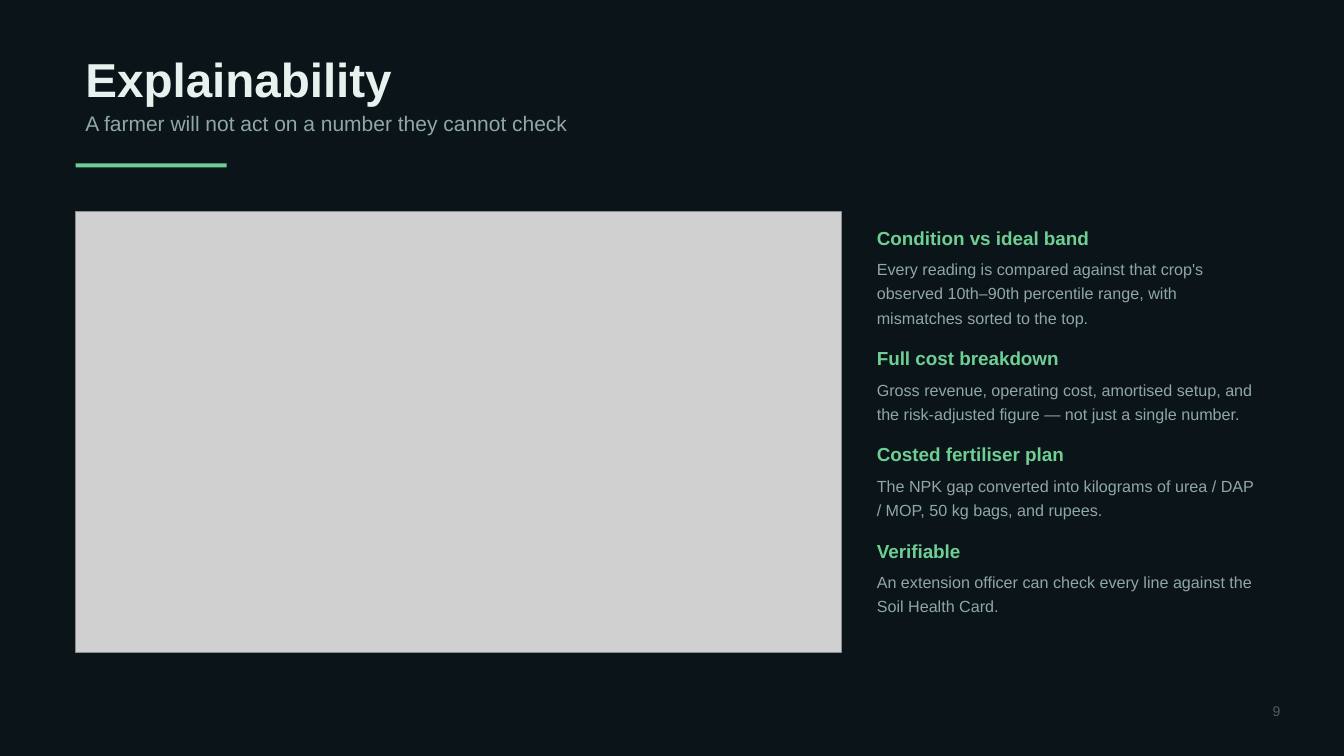
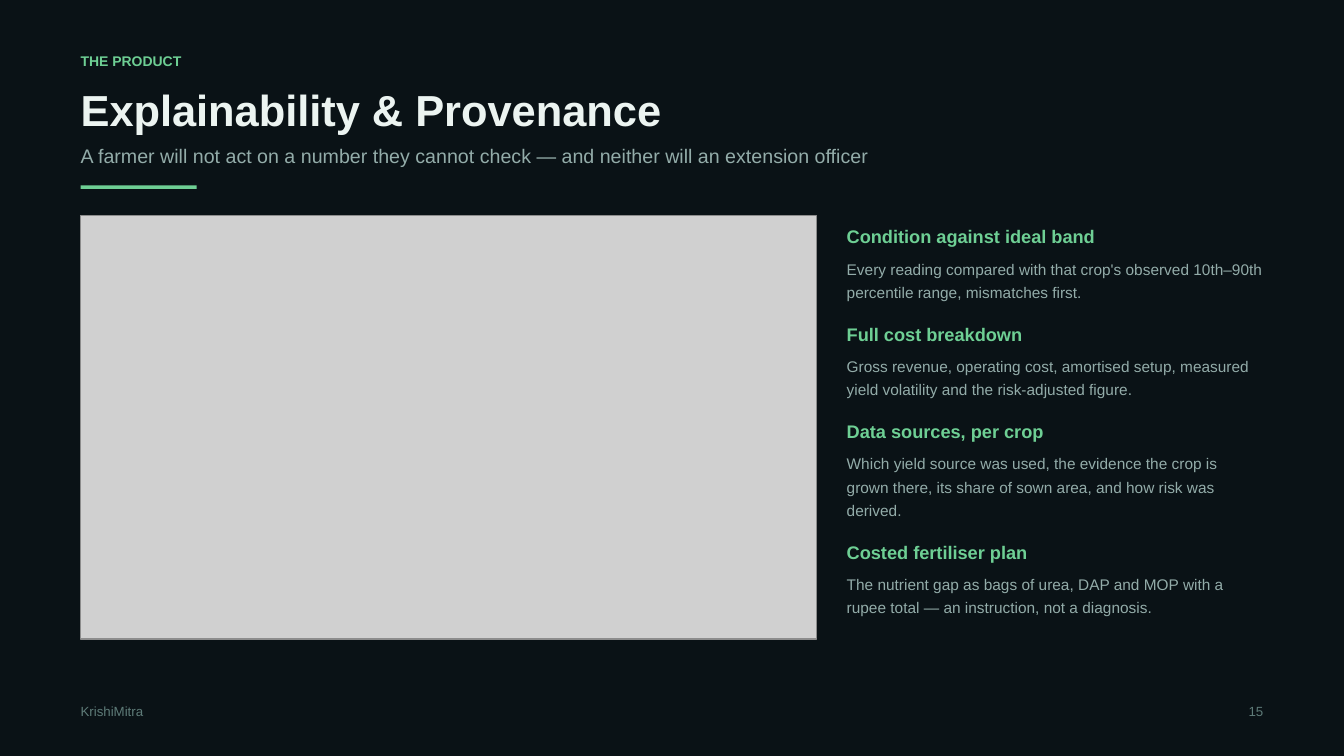
Before and after one commit to RatnamOjha/cerealia, a slide deck: slide 16 of docs/KrishiMitra_Project_Review.pptx (slide 10 before the commit). Drawn at 1344x756 pixels with LibreOffice and Linux fonts; fonts in the diff are those of the drawing; grey boxes stand for pictures. Boxes give left, top, right and bottom in pixels: in the first picture for what was removed or moved away, otherwise in the second. Text is boxed around its words. In the diff, an @@ line names an element or a change of style, - is before the commit and + after.

Commit message:
Rebuild deck around the real data; update docs
28 slides in five parts: motivation, the system, the product, validation
and future scope. Adds the data foundation, what real data changed, the
full feature set, engineering findings and how the idea scales beyond a
single farmer.

Fixed the layout on a real column grid - several columns previously ran
past the right margin and one slide overflowed the bottom edge. Every
shape is now verified inside the safe area, and estimated text height is
checked against box height.

```diff
--- a/docs/KrishiMitra_Project_Review.pptx
+++ b/docs/KrishiMitra_Project_Review.pptx
@@ rectangle at box(0, 0, 1344, 756): fill #0B1418 to #0A1216 @@
@@ text added at box(81, 56, 181, 66), 10 pt, text #6ECF94, bold @@
+THE PRODUCT
@@ text added at box(81, 94, 661, 134), 31 pt, text #ECF4F1, bold @@
+Explainability & Provenance
@@ text at box(81, 149, 868, 167): text changed; size 15 to 14 pt; text colour #8FA8A5 to #93ACA9 @@
-Explainability
-A farmer will not act on a number they cannot check
+A farmer will not act on a number they cannot check — and neither will an extension officer
@@ rectangle: place and size @@
-rectangle at box(76, 163, 227, 167)
+rectangle at box(81, 186, 197, 189)
@@ picture: place and size @@
-picture at box(76, 212, 842, 652)
+picture at box(81, 216, 817, 639)
@@ text at box(847, 230, 1262, 301): text changed; size 11.5 to 11 pt; text colour #8FA8A5 to #93ACA9 @@
-Condition vs ideal band
-Every reading is compared against that crop's observed 10th–90th percentile range, with mismatches sorted to the top.
+Condition against ideal band
+Every reading compared with that crop's observed 10th–90th percentile range, mismatches first.
@@ text "Condition against ideal band": place and size @@
-text "Condition against ideal band" at box(877, 231, 1254, 612)
+text "Condition against ideal band" at box(847, 230, 1262, 616)
@@ text at box(847, 328, 1027, 563): size 13.5 to 13 pt in "Full cost breakdown", "Costed fertiliser plan"; more space between paragraphs @@
@@ text at box(847, 361, 1249, 516): text changed; size 11.5 to 11 pt; text colour #8FA8A5 to #93ACA9 @@
-Gross revenue, operating cost, amortised setup, and the risk-adjusted figure — not just a single number.
+Gross revenue, operating cost, amortised setup, measured yield volatility and the risk-adjusted figure.
+Data sources, per crop
+Which yield source was used, the evidence the crop is grown there, its share of sown area, and how risk was derived.
@@ text at box(847, 579, 1224, 616): text changed; size 11.5 to 11 pt; text colour #8FA8A5 to #93ACA9 @@
-The NPK gap converted into kilograms of urea / DAP / MOP, 50 kg bags, and rupees.
-Verifiable
-An extension officer can check every line against the Soil Health Card.
+The nutrient gap as bags of urea, DAP and MOP with a rupee total — an instruction, not a diagnosis.
@@ text added at box(81, 706, 144, 716), 9.5 pt, text #5E7B78 @@
+KrishiMitra
@@ text added at box(1249, 707, 1264, 716), 9.5 pt, text #5E7B78 @@
+15
@@ text removed at box(1273, 706, 1281, 716) @@
-9
```
Also in this commit, not shown: 10 other slides changed, 17 slides added, 7 slides removed, 3 other files.
